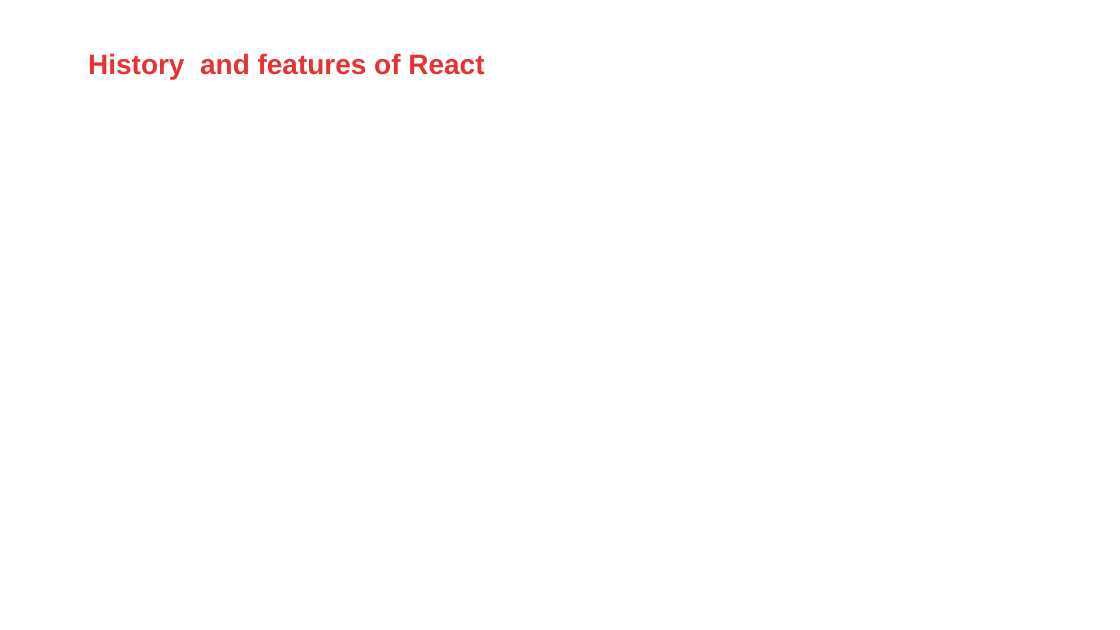
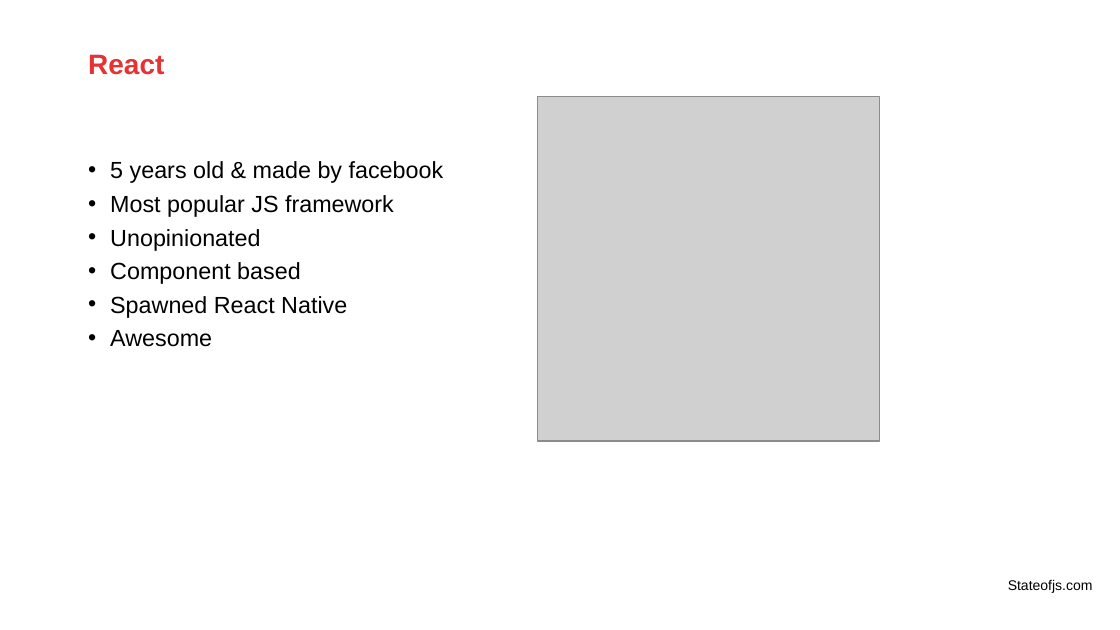
Before and after one commit to AMIS-Services/react-series, a slide deck: slide 2 of sig1/slides/SIG react 1.pptx. Drawn at 1120x630 pixels with LibreOffice and Linux fonts; fonts in the diff are those of the drawing; grey boxes stand for pictures; background and template pictures are left out. Boxes give left, top, right and bottom in pixels: in the first picture for what was removed or moved away, otherwise in the second. Text is boxed around its words. In the diff, an @@ line names an element or a change of style, - is before the commit and + after.

```diff
--- a/sig1/slides/SIG react 1.pptx
+++ b/sig1/slides/SIG react 1.pptx
@@ text at (88, 54, 164, 75): text changed @@
-History and features of React
+React
@@ picture added at (538, 97, 879, 441) @@
@@ text added at (110, 161, 444, 347), 15 pt, text #000000 @@
+• 5 years old & made by facebook
+• Most popular JS framework
+• Unopinionated
+• Component based
+• Spawned React Native
+• Awesome
@@ text added at (1008, 580, 1093, 593), 9 pt, text #000000 @@
+Stateofjs.com
```
Also in this commit, not shown: 3 other slides changed, 1 other file.
